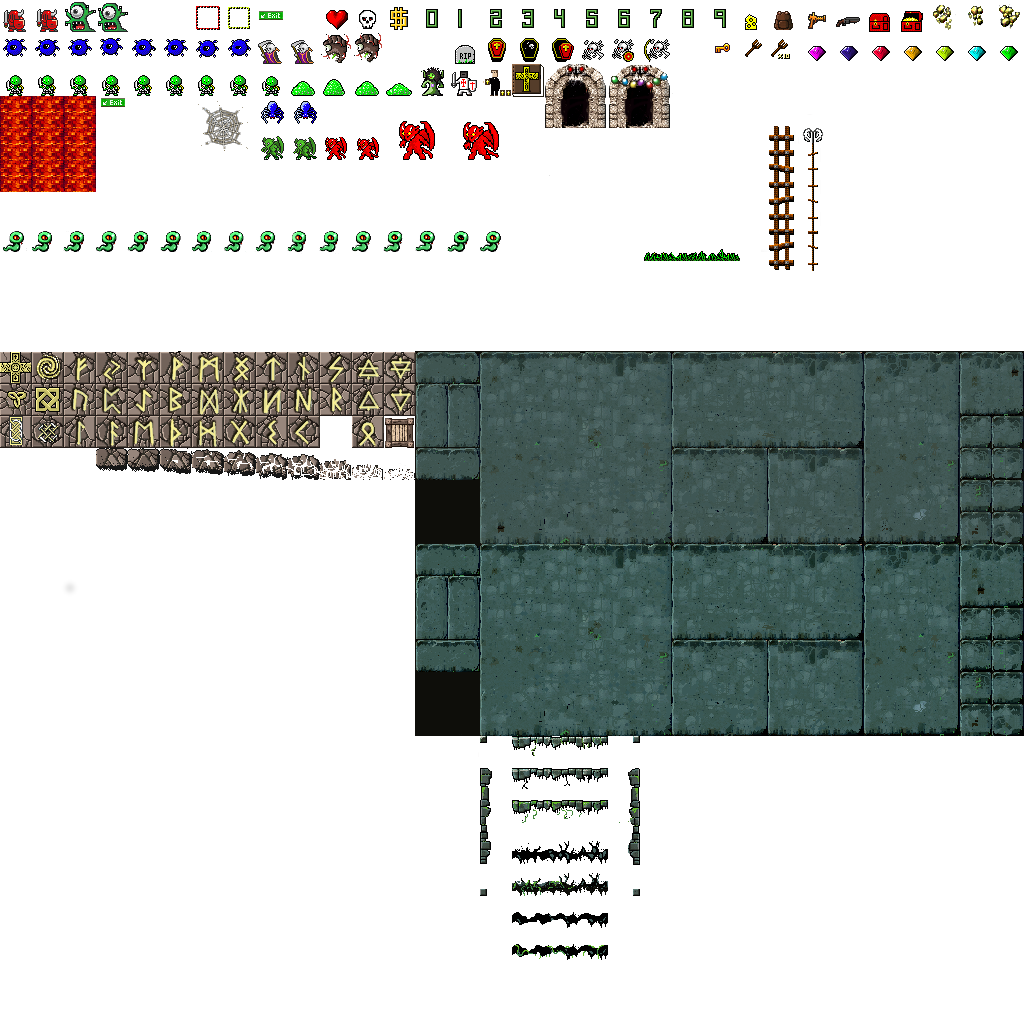
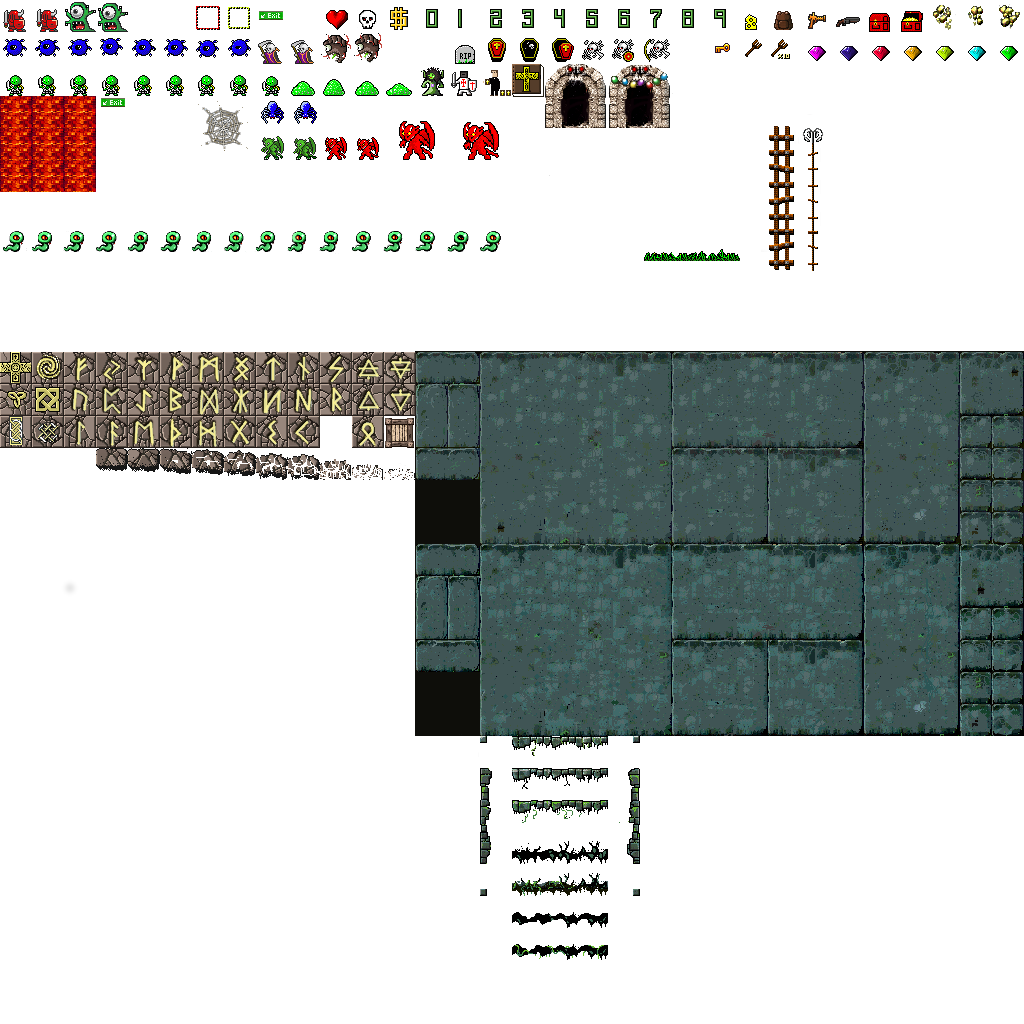
Revision of a layered 1024 x 1024 image; what changed, layer by layer:
painted on "r" over <box>416,352,1024,959</box>
